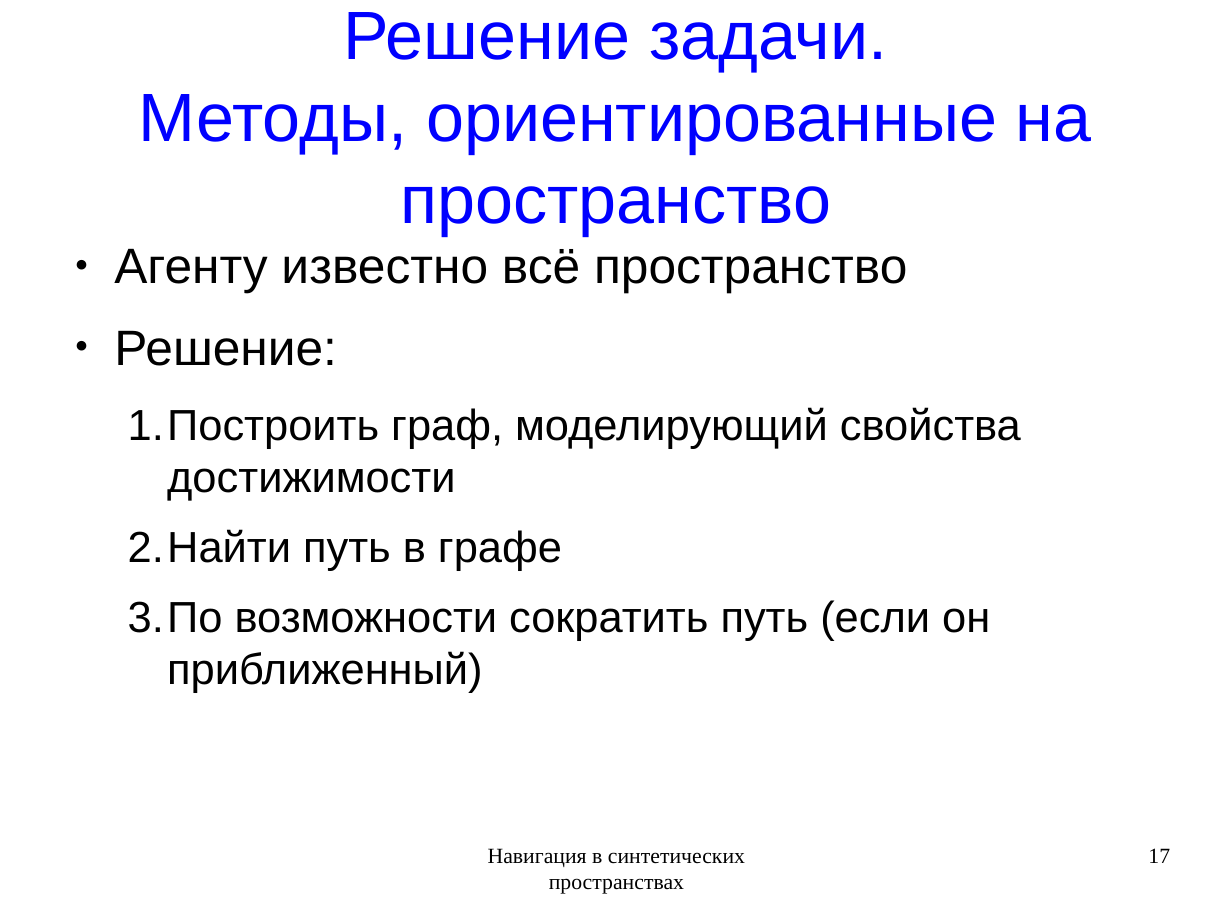
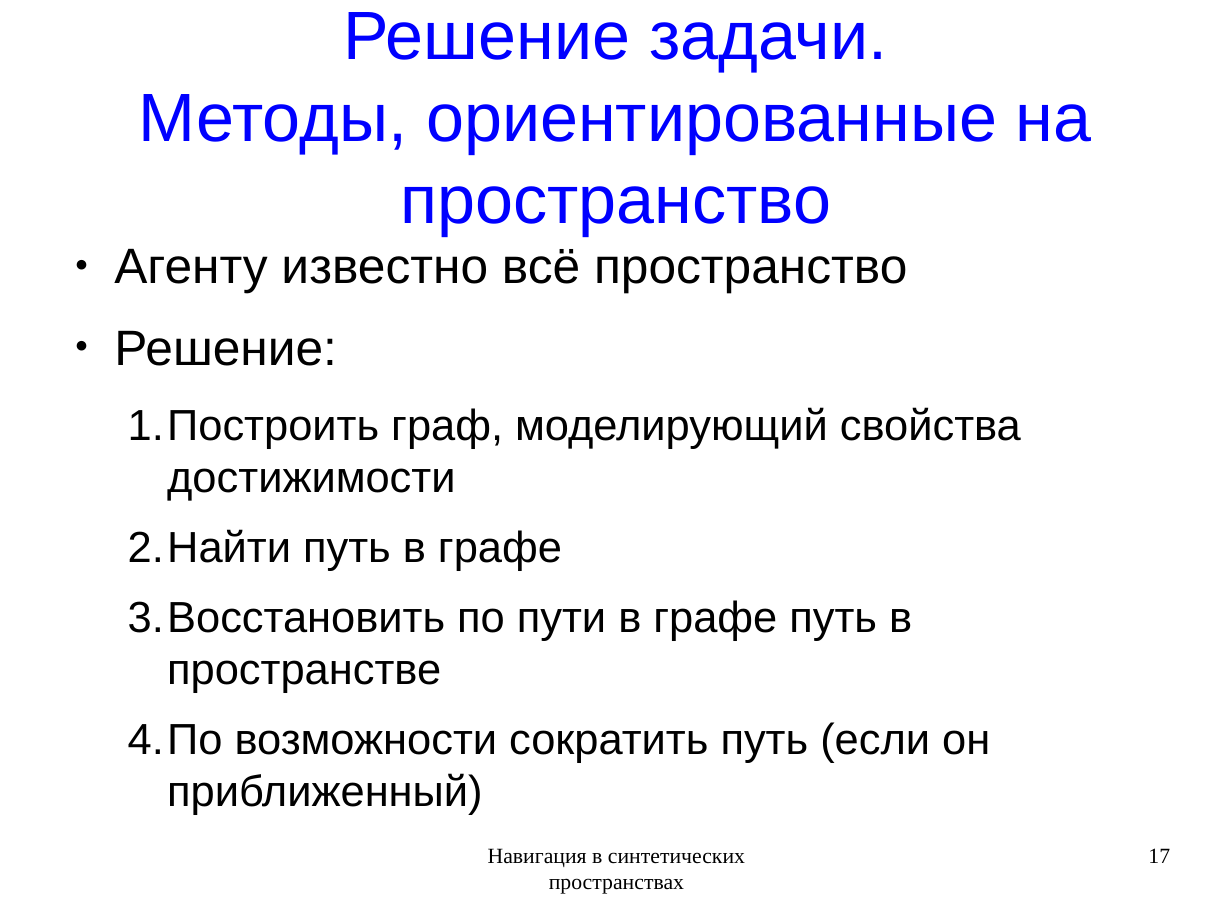
Before and after one commit to rutsky/semester09, a slide deck: slide 17 of Artificial_intelligence/Navigation_in_synthetic_space/50572_Rutsky_Navigation_in_synthetic_space.odp. Drawn at 1232x924 pixels with LibreOffice and Linux fonts; fonts in the diff are those of the drawing. Boxes give left, top, right and bottom in pixels: in the first picture for what was removed or moved away, otherwise in the second. Text is boxed around its words. In the diff, an @@ line names an element or a change of style, - is before the commit and + after.

```diff
--- a/Artificial_intelligence/Navigation_in_synthetic_space/50572_Rutsky_Navigation_in_synthetic_space.odp
+++ b/Artificial_intelligence/Navigation_in_synthetic_space/50572_Rutsky_Navigation_in_synthetic_space.odp
@@ text at (x1=128, y1=600, x2=912, y2=693): paragraph added @@
+  3. Восстановить по пути в графе путь в пространстве
```
Also in this commit, not shown: 1 other slide changed, 2 other files.
